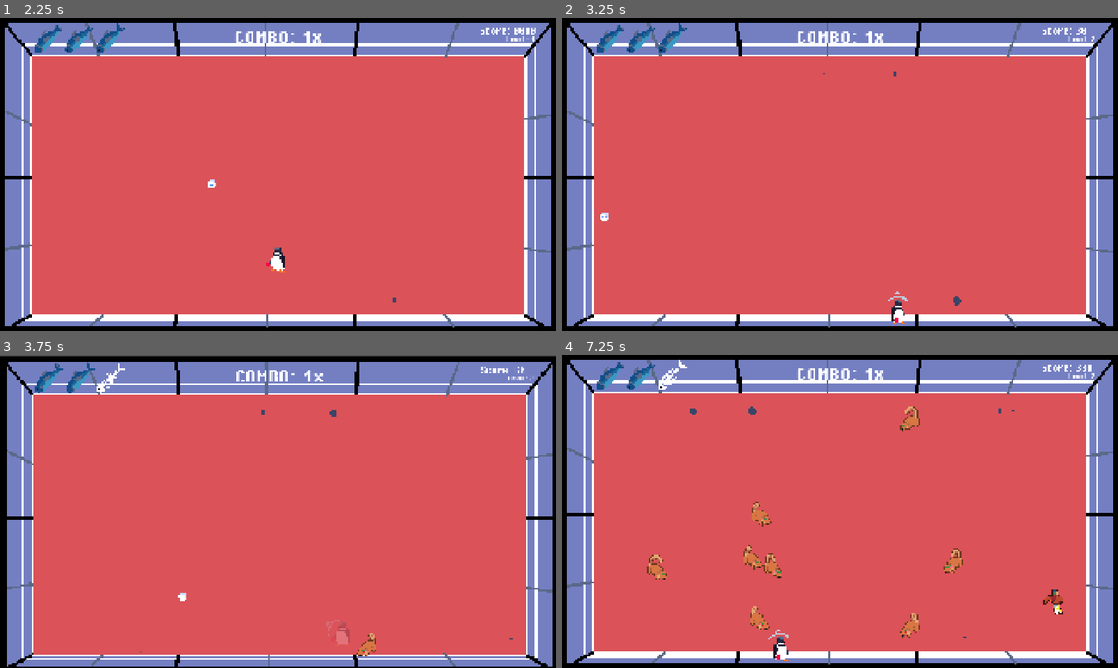
Above: before the commit, frames 1-4 (two rows, left to right).
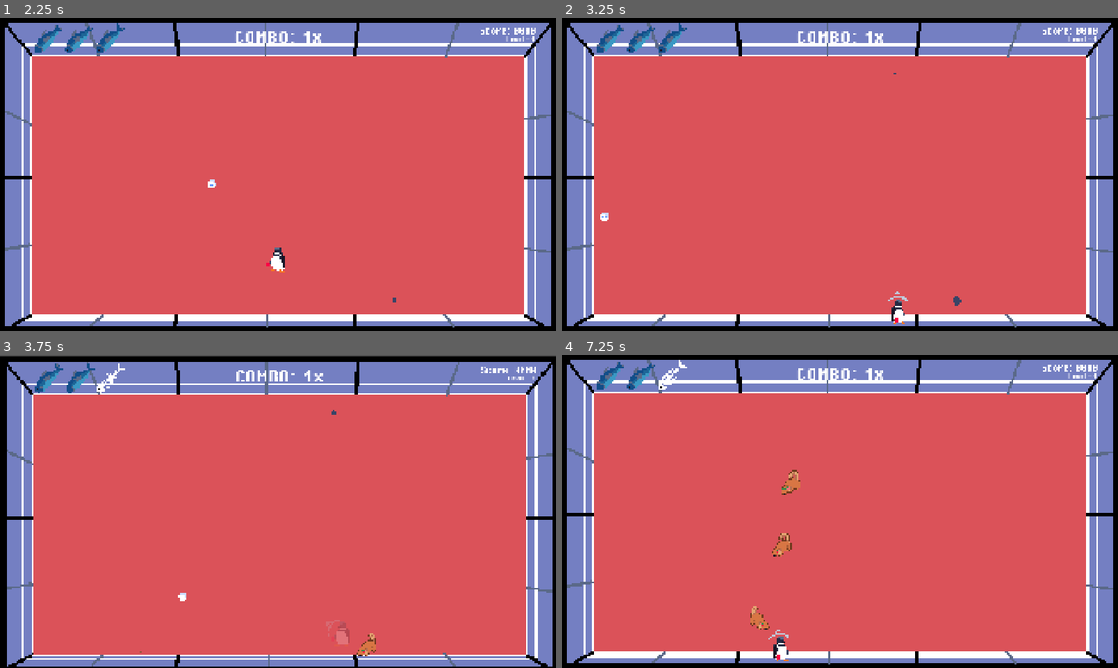
Above: after the commit, the same moments.

Repository: NicholasNg380/PING
Game: Godot game, scene res://scenes/mainScenes/start_screen.tscn
Same seed, same stepped clock (60 frames per second), same inputs: the game is played once before the commit and once after it. Sound files missing from this copy of the repository are replaced by a short silence.
Inputs (mouse positions are in pixels of both pictures, inside the frame that each line leads up to):
- Up to frame 1 (2.25 s): tap Enter at 0.5 s; move the mouse to (400, 158) at 0.52 s; hold D (right) 0.53-1.25 s; tap Space (hit) at 0.6, 2 s; tap Shift (shift) at 0.8, 2.1 s; click (278, 215) at 1.25 s; move the mouse to (166, 190) at 2.02 s; hold S (down) from 2.03 s (still down)
- Up to frame 2 (3.25 s): tap 1 at 2.3, 2.85 s; move the mouse to (895, 105) at 2.77 s; release S (down) at 2.78 s; hold D (right) from 2.78 s (still down); tap 2 at 3.05 s
- Up to frame 3 (3.75 s): move the mouse to (250, 574) at 3.52 s; release D (right) at 3.53 s; hold W (up) from 3.53 s (still down); tap 2 at 3.6 s
- Up to frame 4 (7.25 s): tap 3 at 3.8, 4.35 s; move the mouse to (1006, 558) at 4.27 s; release W (up) at 4.28 s; hold A (left) 4.28-5.78 s; tap 4 at 4.55, 5.1 s; move the mouse to (673, 464) at 5.02 s; tap 5 at 5.3, 5.85 s; move the mouse to (867, 511) at 5.77 s; hold S (down) 5.78-6.53 s; tap 6 at 6.05, 6.6 s; move the mouse to (756, 433) at 6.52 s; hold D (right) from 6.53 s (still down); tap 7 at 6.8 s

Frame 1 is identical in both runs. In frame 2, less than 0.1% of the frame differs, in the area x 47-97%, y 3-19%; in frame 3, less than 0.1%; in frame 4, 1.7%, in the area x 15-97%, y 3-91%.

Commit message:
Removed Debugging. Maybe added controller support.

Diff:
--- a/project.godot
+++ b/project.godot
@@ -41,37 +41,46 @@
 up={
 "deadzone": 0.2,
 "events": [Object(InputEventKey,"resource_local_to_scene":false,"resource_name":"","device":-1,"window_id":0,"alt_press …(192 unchanged characters)…
+, Object(InputEventKey,"resource_local_to_scene":false,"resource_name":"","device":-1,"window_id":0,"alt_pressed":false,"shift_pressed":false,"ctrl_pressed":false,"meta_pressed":false,"pressed":false,"keycode":0,"physical_keycode":4194320,"key_label":0,"unicode":0,"location":0,"echo":false,"script":null)
+, Object(InputEventJoypadButton,"resource_local_to_scene":false,"resource_name":"","device":-1,"button_index":11,"pressure":0.0,"pressed":false,"script":null)
+, Object(InputEventJoypadMotion,"resource_local_to_scene":false,"resource_name":"","device":-1,"axis":1,"axis_value":-1.0,"script":null)
 ]
 }
 down={
 "deadzone": 0.2,
 "events": [Object(InputEventKey,"resource_local_to_scene":false,"resource_name":"","device":-1,"window_id":0,"alt_press …(192 unchanged characters)…
+, Object(InputEventKey,"resource_local_to_scene":false,"resource_name":"","device":-1,"window_id":0,"alt_pressed":false,"shift_pressed":false,"ctrl_pressed":false,"meta_pressed":false,"pressed":false,"keycode":0,"physical_keycode":4194322,"key_label":0,"unicode":0,"location":0,"echo":false,"script":null)
+, Object(InputEventJoypadMotion,"resource_local_to_scene":false,"resource_name":"","device":-1,"axis":1,"axis_value":1.0,"script":null)
+, Object(InputEventJoypadButton,"resource_local_to_scene":false,"resource_name":"","device":-1,"button_index":12,"pressure":0.0,"pressed":false,"script":null)
 ]
 }
 left={
 "deadzone": 0.2,
 "events": [Object(InputEventKey,"resource_local_to_scene":false,"resource_name":"","device":-1,"window_id":0,"alt_press …(191 unchanged characters)…
+, Object(InputEventKey,"resource_local_to_scene":false,"resource_name":"","device":-1,"window_id":0,"alt_pressed":false,"shift_pressed":false,"ctrl_pressed":false,"meta_pressed":false,"pressed":false,"keycode":0,"physical_keycode":4194319,"key_label":0,"unicode":0,"location":0,"echo":false,"script":null)
+, Object(InputEventJoypadMotion,"resource_local_to_scene":false,"resource_name":"","device":-1,"axis":0,"axis_value":-1.0,"script":null)
+, Object(InputEventJoypadButton,"resource_local_to_scene":false,"resource_name":"","device":-1,"button_index":13,"pressure":0.0,"pressed":false,"script":null)
 ]
 }
 right={
 "deadzone": 0.2,
 "events": [Object(InputEventKey,"resource_local_to_scene":false,"resource_name":"","device":-1,"window_id":0,"alt_press …(192 unchanged characters)…
+, Object(InputEventKey,"resource_local_to_scene":false,"resource_name":"","device":-1,"window_id":0,"alt_pressed":false,"shift_pressed":false,"ctrl_pressed":false,"meta_pressed":false,"pressed":false,"keycode":0,"physical_keycode":4194321,"key_label":0,"unicode":0,"location":0,"echo":false,"script":null)
+, Object(InputEventJoypadButton,"resource_local_to_scene":false,"resource_name":"","device":-1,"button_index":14,"pressure":0.0,"pressed":false,"script":null)
+, Object(InputEventJoypadMotion,"resource_local_to_scene":false,"resource_name":"","device":-1,"axis":0,"axis_value":1.0,"script":null)
 ]
 }
 shift={
 "deadzone": 0.2,
 "events": [Object(InputEventKey,"resource_local_to_scene":false,"resource_name":"","device":0,"window_id":0,"alt_presse …(194 unchanged characters)…
+, Object(InputEventJoypadMotion,"resource_local_to_scene":false,"resource_name":"","device":-1,"axis":4,"axis_value":1.0,"script":null)
 ]
 }
 hit={
 "deadzone": 0.2,
 "events": [Object(InputEventKey,"resource_local_to_scene":false,"resource_name":"","device":-1,"window_id":0,"alt_press …(191 unchanged characters)…
 , Object(InputEventMouseButton,"resource_local_to_scene":false,"resource_name":"","device":-1,"window_id":0,"alt_presse …(244 unchanged characters)…
-]
-}
-spawnEnemy={
-"deadzone": 0.2,
-"events": [Object(InputEventKey,"resource_local_to_scene":false,"resource_name":"","device":-1,"window_id":0,"alt_pressed":false,"shift_pressed":false,"ctrl_pressed":false,"meta_pressed":false,"pressed":false,"keycode":0,"physical_keycode":81,"key_label":0,"unicode":113,"location":0,"echo":false,"script":null)
+, Object(InputEventJoypadButton,"resource_local_to_scene":false,"resource_name":"","device":-1,"button_index":0,"pressure":0.0,"pressed":false,"script":null)
 ]
 }
 
--- a/scenes/mainScenes/death_screen.gd
+++ b/scenes/mainScenes/death_screen.gd
@@ -18,5 +18,4 @@
 	get_tree().change_scene_to_file("res://scenes/mainScenes/main_menu.tscn")
 
 func _on_retry_button_button_up() -> void:
-	print("d")
 	restart.emit()
--- a/scripts/controllers/game_controller.gd
+++ b/scripts/controllers/game_controller.gd
@@ -187,31 +187,6 @@
 		spawn_timer = spawn_interval
 		spawn_one_enemy()
 
-#DEBUG
-func _input(event):
-	if event is InputEventKey and event.pressed:
-		match event.keycode:
-			KEY_1:
-				start_level(1)
-			KEY_2:
-				start_level(2)
-			KEY_3:
-				start_level(3)
-			KEY_4:
-				start_level(4)
-			KEY_5:
-				start_level(5)
-			KEY_6:
-				start_level(6)
-			KEY_7:
-				start_level(7)
-			KEY_8:
-				start_level(8)
-			KEY_9:
-				start_level(9)
-			KEY_0:
-				start_level(10)
-
 func increase_score(score: int):
 	current_score += score * combo
 	scoreCard.text = "Score: %s" % [str(current_score)]
--- a/scripts/controllers/upgrade_screen.gd
+++ b/scripts/controllers/upgrade_screen.gd
@@ -59,7 +59,6 @@
 
 
 func _on_upgrade_2_button_up() -> void:
-	print(chosen[1])
 	upgrade_selected.emit(chosen[1])
 	turn_off()
 
--- a/scripts/enemyScripts/possum.gd
+++ b/scripts/enemyScripts/possum.gd
@@ -23,7 +23,6 @@
 	anim.play("default")
 
 func _physics_process(_delta):
-	print(collision_layer)
 	var direction = global_position.direction_to(player.global_position)
 
 	velocity = direction * enemySpeed * speed_multiplier
--- a/scripts/playerScripts/character_body_2d.gd
+++ /dev/null
@@ -1,9 +0,0 @@
-extends CharacterBody2D
-
-@export var speed = 400
-
-func _physics_process(delta):
-	var direction = Input.get_vector("left", "down",
-	"right", "up")
-	velocity = direction * 600
-	move_and_slide()
--- a/scripts/playerScripts/paddle.gd
+++ b/scripts/playerScripts/paddle.gd
@@ -48,7 +48,6 @@
 		elif canParry:
 			hit.pitch_scale = randf_range(0.8, 1.3)
 			hit.play()
-			print("parry")
 			parried.emit()
 			if (!ball.was_hit_off_wall()):
 				update_score.emit(PARRY_SCORE)
Not shown, removed: scripts/playerScripts/character_body_2d.gd.uid
